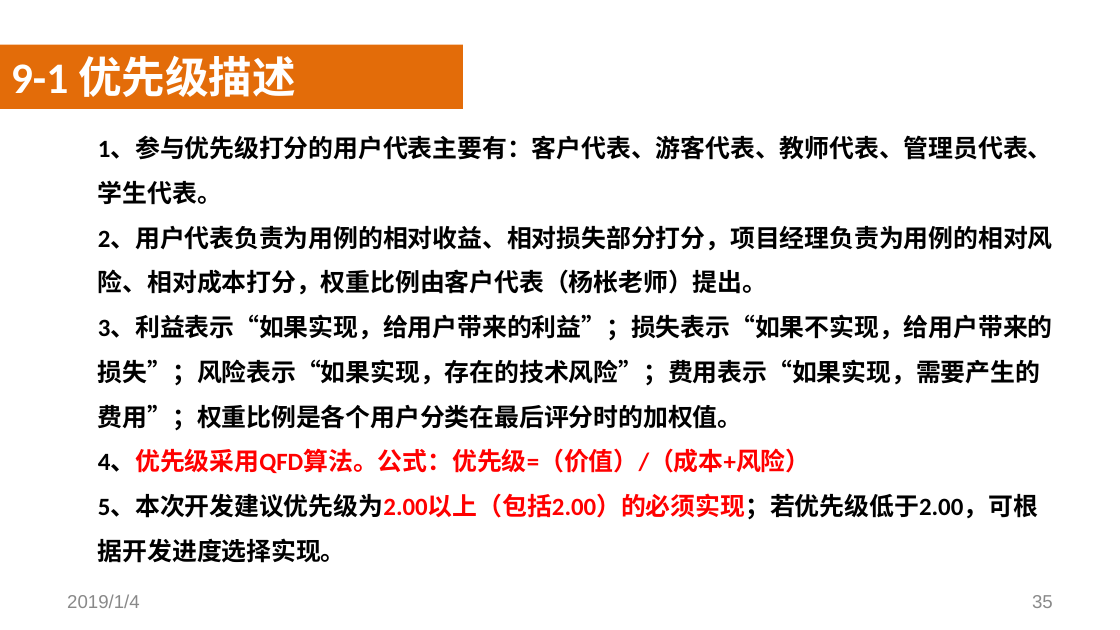
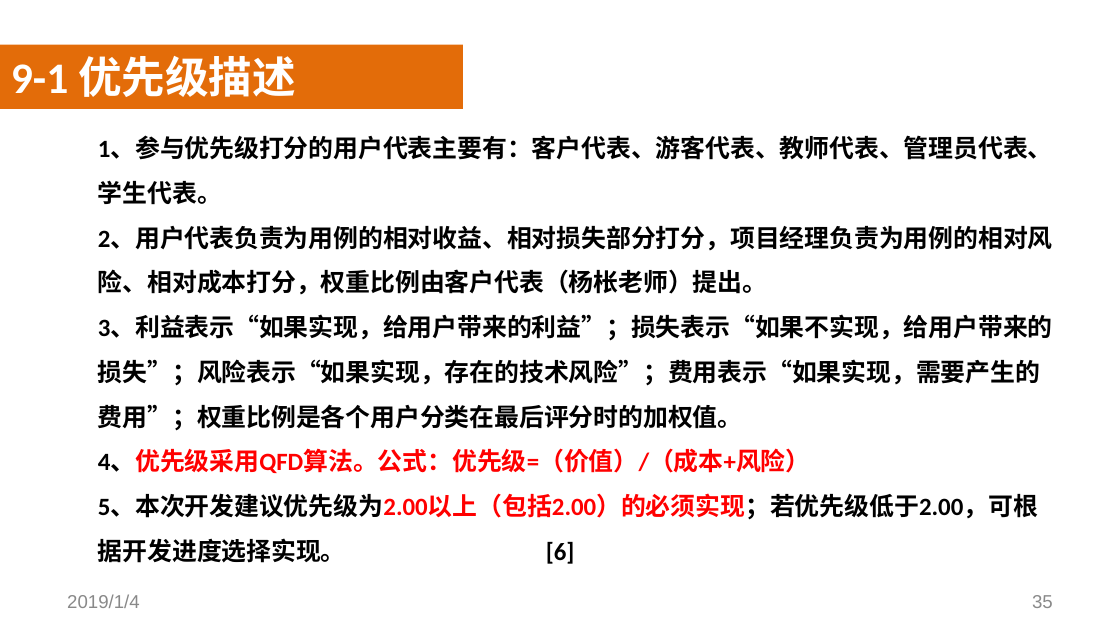
Before and after one commit to SoftwareRequirtmentsG02/Document, a slide deck: slide 35 of 案例教学系统/受控文档/分析设计/PPT/PRD2018-G02-SRS评审PPT.pptx. Drawn at 1120x630 pixels with LibreOffice and Linux fonts; fonts in the diff are those of the drawing; background and template pictures are left out. Boxes give left, top, right and bottom in pixels: in the first picture for what was removed or moved away, otherwise in the second. Text is boxed around its words. In the diff, an @@ line names an element or a change of style, - is before the commit and + after.

```diff
--- a/案例教学系统/受控文档/分析设计/PPT/PRD2018-G02-SRS评审PPT.pptx
+++ b/案例教学系统/受控文档/分析设计/PPT/PRD2018-G02-SRS评审PPT.pptx
@@ text at [98,495,1038,564]: text changed @@
-  5、本次开发建议优先级为2.00以上（包括2.00）的必须实现；若优先级低于2.00，可根据开发进度选择实现。
+  5、本次开发建议优先级为2.00以上（包括2.00）的必须实现；若优先级低于2.00，可根据开发进度选择实现。 [6]
```
Also in this commit, not shown: 3 other slides changed, 3 other files.
